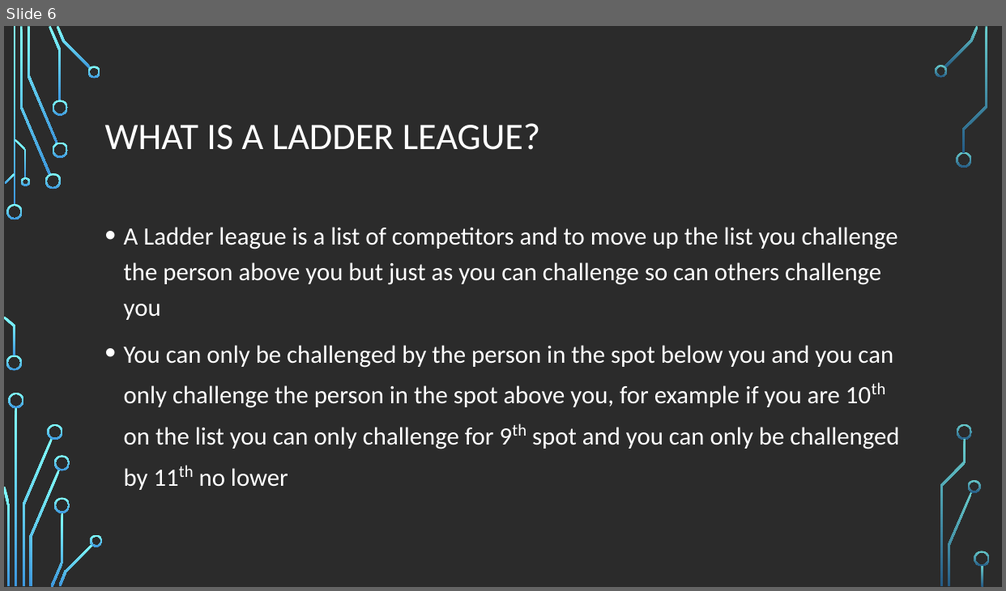
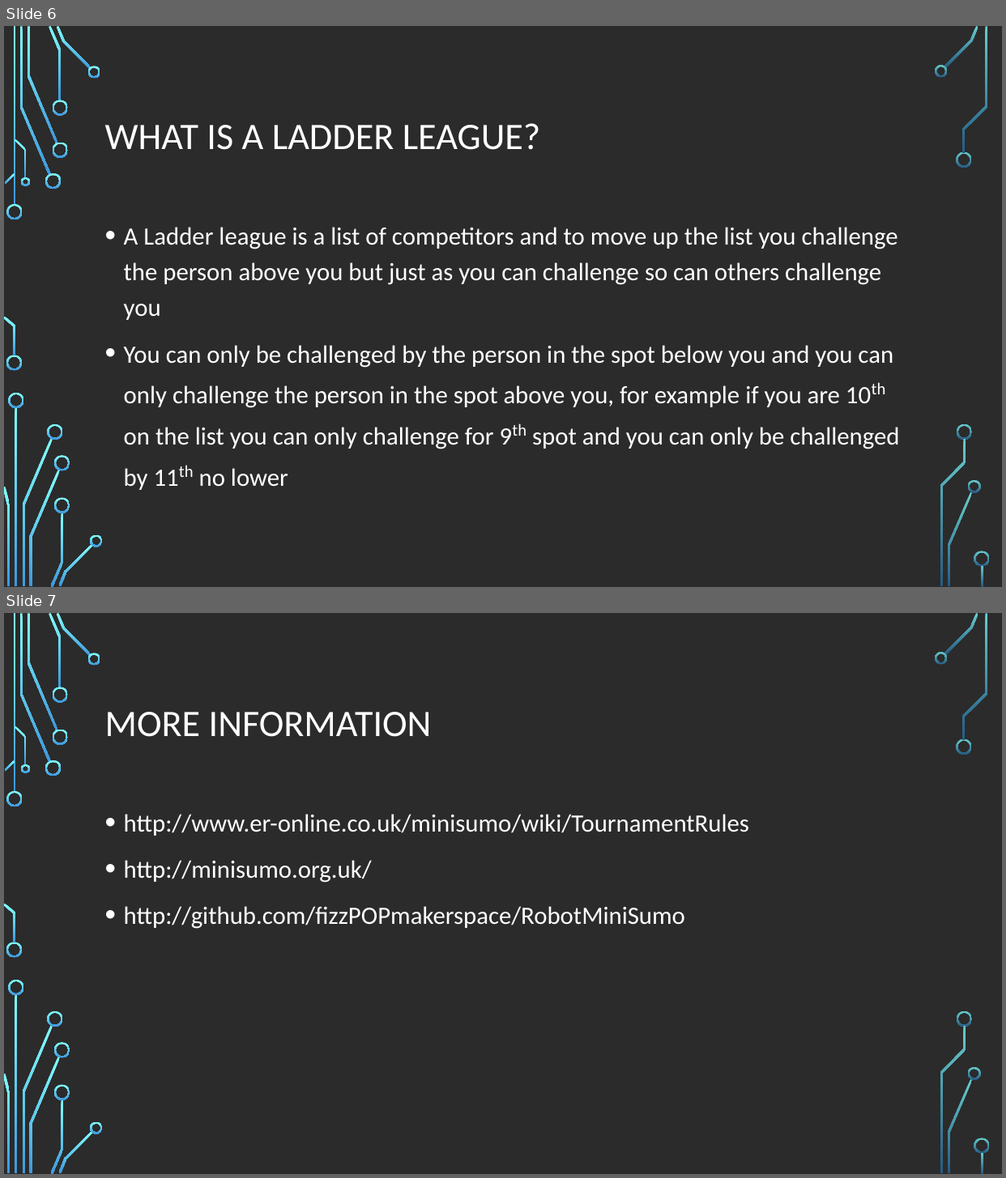
Before and after one commit to fizzPOPmakerspace/RobotMiniSumo, a slide deck: Robot Mini Sumo.odp. Shown one above the other, each under a label of ours: slide 6 before the commit, slides 6 and 7 after it. The pictures are 1006x591 and 1006x1178 pixels, drawn with LibreOffice and Linux fonts; fonts in the diff are those of the drawing; background and template pictures are left out; a plain dark background stands for a picture behind light text. Boxes give left, top, right and bottom in pixels: in the first picture for what was removed or moved away, otherwise in the second. Text is boxed around its words. In the diff, an @@ line names an element or a change of style, - is before the commit and + after.

```diff
--- a/Robot Mini Sumo.odp
+++ b/Robot Mini Sumo.odp
@@ slide 7 added at [4, 613, 1002, 1174], background picture (left out); not listed: 36 template elements that a slide beside it also shows @@
@@ title added at [105, 712, 432, 737], 36 pt, text #FFFFFF @@
+MORE INFORMATION
@@ text added at [124, 814, 749, 929], 24 pt, text #FFFFFF @@
+• http://www.er-online.co.uk/minisumo/wiki/TournamentRules
+• http://minisumo.org.uk/
+• http://github.com/fizzPOPmakerspace/RobotMiniSumo
```
